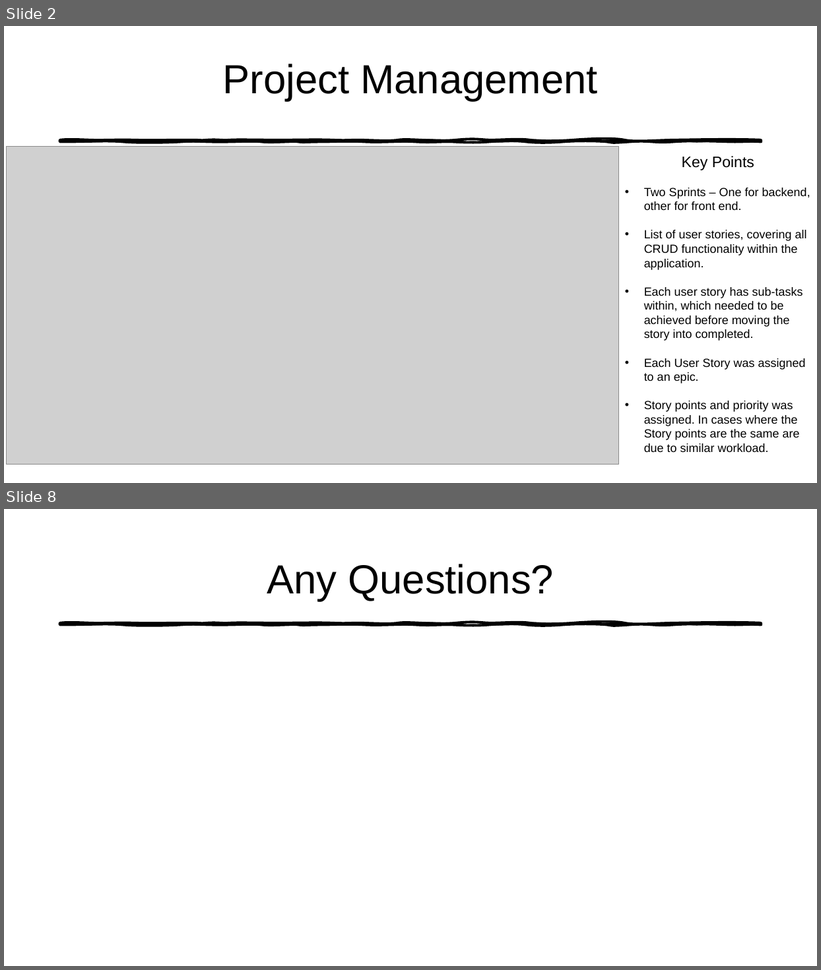
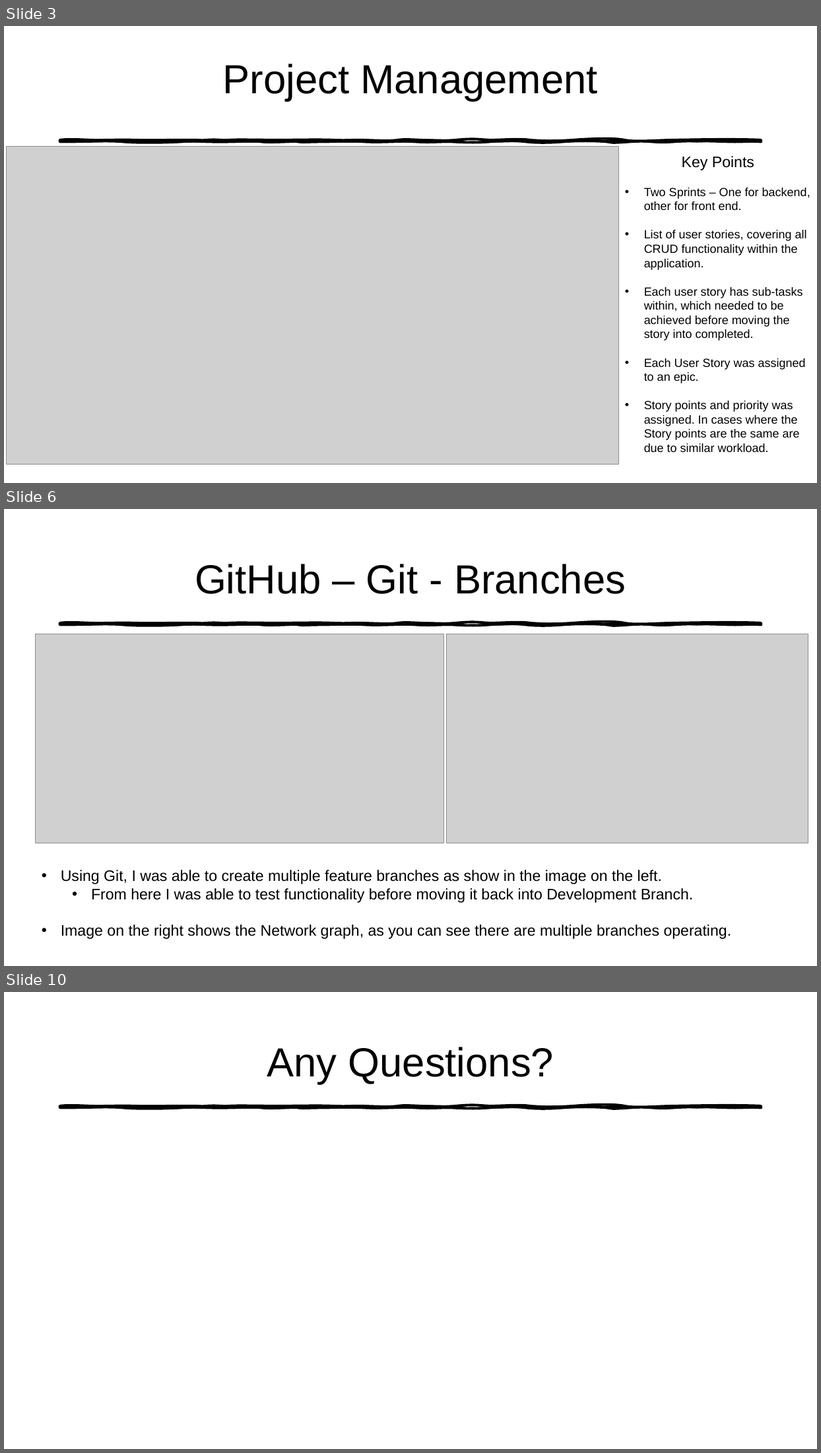
Before and after one commit to TomHoey/To-Do-List-Application, a slide deck: Documentation/To-Do-List Presentation.pptx. Shown one above the other, each under a label of ours: slides 2 and 8 before the commit, slides 3, 6 and 10 after it; the slides between them are not shown. The pictures are 821x970 and 821x1453 pixels, drawn with LibreOffice and Linux fonts; fonts in the diff are those of the drawing; grey boxes stand for pictures. Boxes give left, top, right and bottom in pixels: in the first picture for what was removed or moved away, otherwise in the second. Text is boxed around its words. In the diff, an @@ line names an element or a change of style, - is before the commit and + after.

```diff
--- a/Documentation/To-Do-List Presentation.pptx
+++ b/Documentation/To-Do-List Presentation.pptx
@@ slide 6 added at (4, 509, 817, 966), background #FFFFFF; not listed: 1 template element that a slide beside it also shows @@
@@ title added at (195, 564, 626, 594), 48 pt, text #000000 @@
+GitHub – Git - Branches
@@ picture added at (36, 634, 444, 843) @@
@@ picture added at (447, 634, 809, 843) @@
@@ text added at (61, 870, 732, 939), 18 pt, text #000000 @@
+• Using Git, I was able to create multiple feature branches as show in the image on the left.
+  • From here I was able to test functionality before moving it back into Development Branch.
+• Image on the right shows the Network graph, as you can see there are multiple branches operating.
@@ what was slide 2 is now slide 3 @@
@@ what was slide 8 is now slide 10 @@
```
Also in this commit, not shown: 1 slide changed, 5 other slides added, 4 slides removed, 26 other files.
